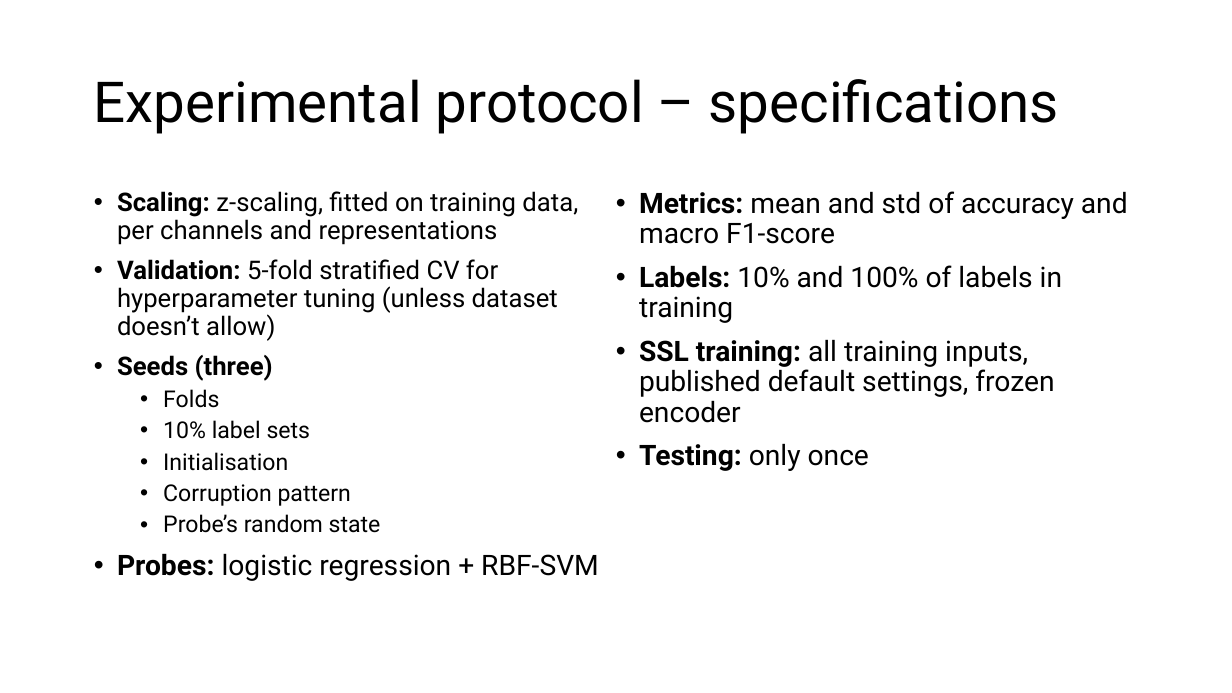
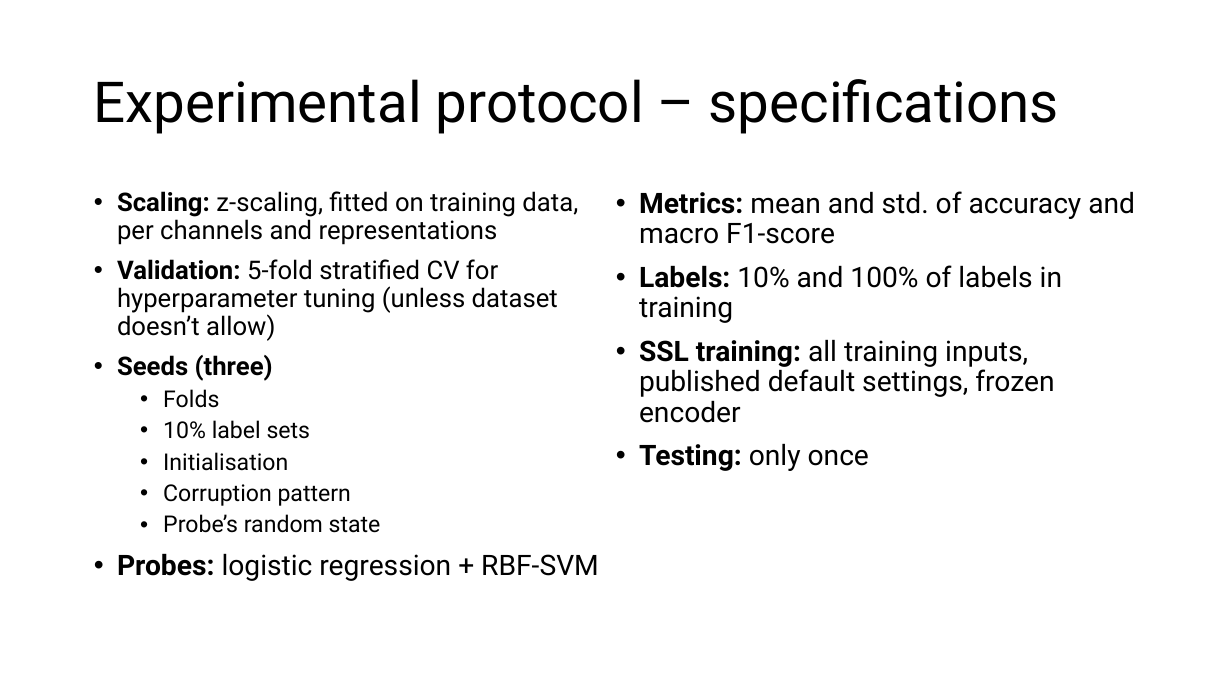
Before and after one commit to FVardi/PhD-Courses, a slide deck: slide 8 of Deep learning for time-series/Assignment 4/Presentation.pptx (slide 7 before the commit). Drawn at 1232x693 pixels with LibreOffice and Linux fonts; fonts in the diff are those of the drawing. Boxes give left, top, right and bottom in pixels: in the first picture for what was removed or moved away, otherwise in the second. Text is boxed around its words. In the diff, an @@ line names an element or a change of style, - is before the commit and + after.

```diff
--- a/Deep learning for time-series/Assignment 4/Presentation.pptx
+++ b/Deep learning for time-series/Assignment 4/Presentation.pptx
@@ text at [639,191,1135,244]: text changed @@
-• Metrics: mean and std of accuracy and macro F1-score
+• Metrics: mean and std. of accuracy and macro F1-score
```
Also in this commit, not shown: 6 other slides changed, 4 slides added, 5 other files.
